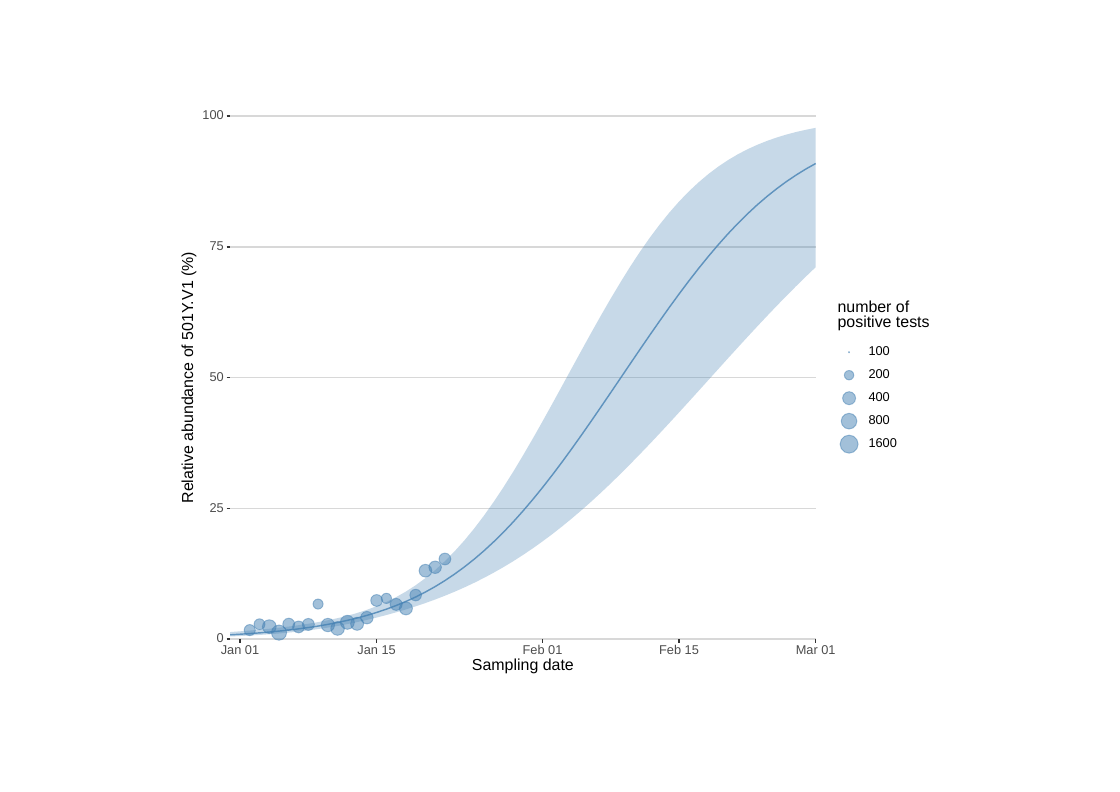
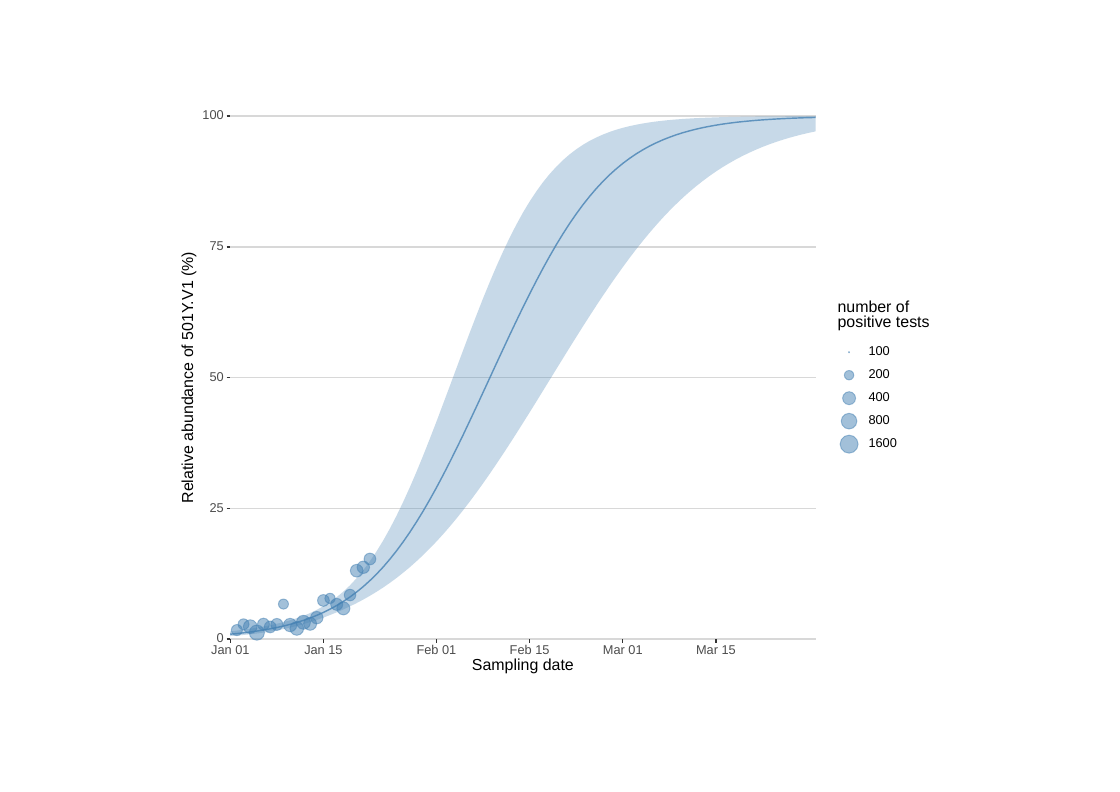
Before and after one commit to tomwenseleers/LineageExplorer, a slide deck: slide 1 of plots/fit1_binomGLMM_VOC_Belgium_response scale.pptx. Drawn at 1120x792 pixels with LibreOffice and Linux fonts; fonts in the diff are those of the drawing. Boxes give left, top, right and bottom in pixels: in the first picture for what was removed or moved away, otherwise in the second. Text is boxed around its words. In the diff, an @@ line names an element or a change of style, - is before the commit and + after.

```diff
--- a/plots/fit1_binomGLMM_VOC_Belgium_response scale.pptx
+++ b/plots/fit1_binomGLMM_VOC_Belgium_response scale.pptx
@@ freeform shape: place and size @@
-freeform shape at [231, 128, 817, 637]
+freeform shape at [231, 116, 817, 636]
@@ freeform shape: place and size @@
-freeform shape at [231, 164, 817, 635]
+freeform shape at [231, 118, 817, 635]
@@ ellipse: place and size @@
-ellipse at [429, 561, 441, 573]
+ellipse at [350, 564, 363, 576]
@@ ellipse: place and size @@
-ellipse at [419, 564, 432, 576]
+ellipse at [357, 561, 370, 573]
@@ ellipse: place and size @@
-ellipse at [439, 553, 451, 565]
+ellipse at [364, 553, 375, 565]
@@ ellipse: place and size @@
-ellipse at [391, 598, 403, 611]
+ellipse at [279, 599, 289, 610]
@@ ellipse: place and size @@
-ellipse at [381, 594, 392, 604]
+ellipse at [318, 594, 329, 606]
@@ ellipse: place and size @@
-ellipse at [313, 599, 324, 610]
+ellipse at [325, 594, 335, 604]
@@ ellipse: place and size @@
-ellipse at [361, 611, 373, 623]
+ellipse at [330, 598, 343, 611]
@@ ellipse: place and size @@
-ellipse at [370, 594, 382, 606]
+ellipse at [345, 589, 356, 600]
@@ 2 ellipses, 1 text, 1 freeform shape: place and size @@
-2 ellipses, 1 text, 1 freeform shape at [221, 618, 295, 654]
+2 ellipses, 1 text, 1 freeform shape at [211, 618, 283, 654]
@@ ellipse: place and size @@
-ellipse at [254, 618, 264, 629]
+ellipse at [238, 618, 249, 629]
@@ ellipse: place and size @@
-ellipse at [262, 619, 276, 633]
+ellipse at [243, 619, 257, 633]
@@ ellipse: place and size @@
-ellipse at [272, 625, 287, 640]
+ellipse at [249, 625, 264, 640]
@@ ellipse: place and size @@
-ellipse at [410, 589, 421, 600]
+ellipse at [258, 618, 270, 631]
@@ ellipse: place and size @@
-ellipse at [293, 621, 304, 633]
+ellipse at [264, 621, 276, 633]
@@ ellipse: place and size @@
-ellipse at [399, 602, 413, 616]
+ellipse at [283, 618, 297, 632]
@@ ellipse: place and size @@
-ellipse at [350, 617, 364, 631]
+ellipse at [290, 621, 303, 635]
@@ ellipse: place and size @@
-ellipse at [341, 616, 355, 630]
+ellipse at [297, 616, 311, 630]
@@ ellipse: place and size @@
-ellipse at [321, 618, 334, 632]
+ellipse at [303, 617, 317, 631]
@@ ellipse: place and size @@
-ellipse at [302, 618, 315, 631]
+ellipse at [310, 611, 323, 623]
@@ ellipse: place and size @@
-ellipse at [330, 621, 344, 635]
+ellipse at [337, 602, 350, 616]
@@ text "Jan 15": place and size @@
-text "Jan 15" at [357, 645, 396, 654]
+text "Jan 15" at [304, 645, 342, 654]
@@ freeform shape: place and size @@
-freeform shape at [376, 639, 376, 643]
+freeform shape at [324, 639, 324, 643]
@@ text "Feb 01": place and size @@
-text "Feb 01" at [523, 645, 562, 654]
+text "Feb 01" at [417, 644, 456, 654]
@@ text "Feb 15": place and size @@
-text "Feb 15" at [659, 644, 699, 654]
+text "Feb 15" at [510, 645, 549, 654]
@@ freeform shape: place and size @@
-freeform shape at [543, 639, 543, 643]
+freeform shape at [529, 639, 529, 643]
@@ text "Mar 01": place and size @@
-text "Mar 01" at [796, 645, 835, 654]
+text "Mar 01" at [603, 645, 642, 654]
@@ freeform shape: place and size @@
-freeform shape at [816, 639, 816, 643]
+freeform shape at [623, 639, 623, 643]
@@ text added at [696, 645, 736, 654], 9.6 pt, text #4D4D4D @@
+Mar 15
@@ freeform shape: place and size @@
-freeform shape at [679, 639, 679, 643]
+freeform shape at [716, 639, 716, 643]
```
Also in this commit, not shown: 14 other files.
